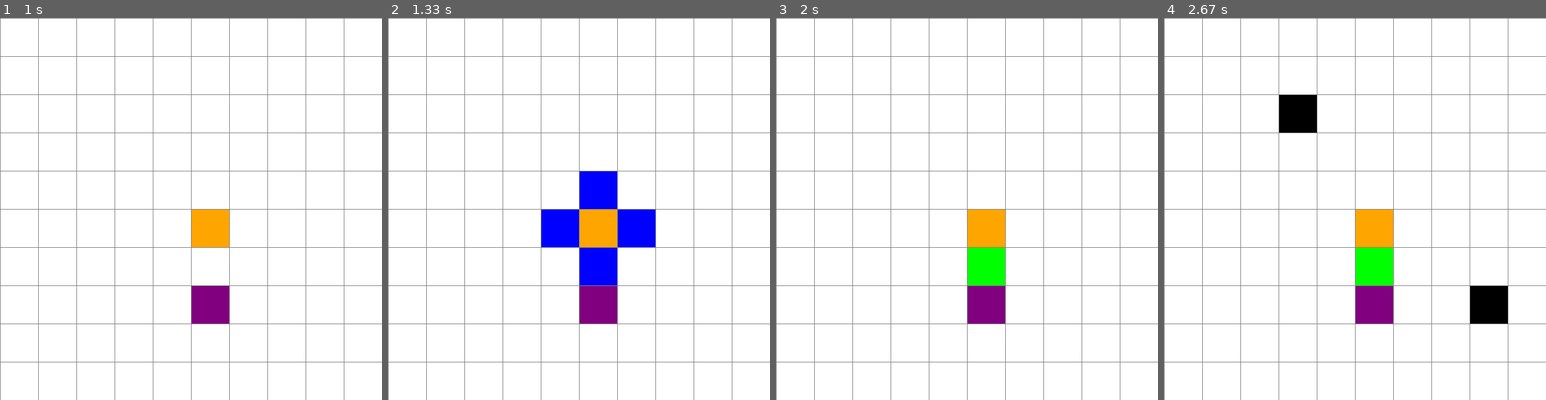
Above: before the commit, frames 1-4 (left to right).
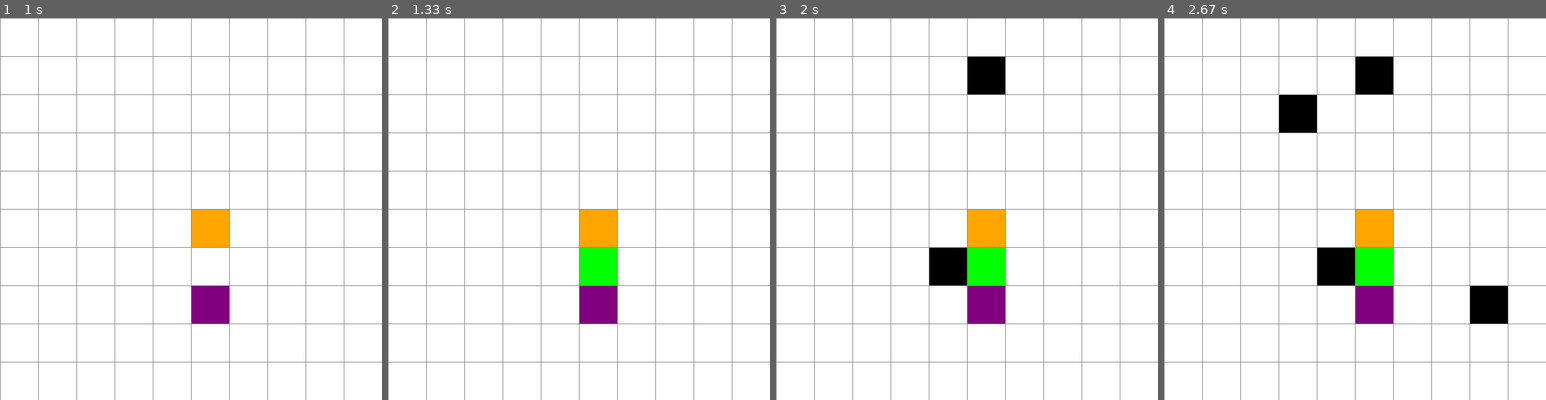
Above: after the commit, the same moments.

Repository: osvi-dev/IA
Game: pygame game, started from A*/tablero.py
The game is run twice, just before and just after one commit, with the same random seed, the same clock (stepped at 60 frames per second) and the same inputs.
Inputs (mouse positions are in pixels of both pictures, inside the frame that each line leads up to):
- Up to frame 1 (1 s): click (191, 209) at 0.38 s; click (229, 293) at 0.72 s
- Up to frame 2 (1.33 s): tap B at 1 s
- Up to frame 3 (2 s): click (974, 79) at 1.38 s; click (967, 254) at 1.72 s
- Up to frame 4 (2.67 s): click (1301, 128) at 2.05 s; click (1488, 308) at 2.38 s

Frame 1 is identical in both runs. In frame 2, 3.9% of the frame differs, in the area x 40-70%, y 40-70%; in frame 3, 1.9%; in frame 4, 1.9%.

Commit message:
Modificiacion: imprime euristicas

Diff:
--- a/A*/algoritmo.py
+++ b/A*/algoritmo.py
@@ -48,16 +48,19 @@
         g_score = {start: 0}
         f_score = {start: self.heuristic(start, end)}
 
+        # Imprimir heurística del nodo inicial
+        print(f"Nodo inicial {start}: h = {self.heuristic(start, end)}")
+
         while open_heap:
             current_f, current = heapq.heappop(open_heap)
 
             if current != start and current != end:
                 fila, col = current
-                self.board[fila][col].color = (0, 0, 255)  # Azul
+                self.board[fila][col].color = (0, 0, 255)
                 self.update_callback()  # Actualizar interfaz
                 time.sleep(0.1)
             if current == end:
-                self.reconstruir_camino(came_from, end)
+                self.reconstruir_camino(came_from, end, g_score)  # Pasamos g_score
                 return
 
             if current in self.lista_cerrada:
@@ -65,6 +68,16 @@
 
             self.lista_cerrada.add(current)
 
+            # Verificar primero si el nodo final está entre los vecinos
+            for neighbor_fila, neighbor_col, cost in self.get_vecinos(current):
+                neighbor = (neighbor_fila, neighbor_col)
+                if neighbor == end:
+                    came_from[neighbor] = current
+                    g_score[neighbor] = g_score.get(current, 0) + cost  # Asegurar que g_score tenga el valor
+                    self.reconstruir_camino(came_from, end, g_score)  # Pasamos g_score
+                    return
+
+            # Continuar con el proceso normal de A*
             for neighbor_fila, neighbor_col, cost in self.get_vecinos(current):
                 neighbor = (neighbor_fila, neighbor_col)
                 if neighbor in self.lista_cerrada:
@@ -75,7 +88,10 @@
                 if tentative_g < g_score.get(neighbor, float('inf')):
                     came_from[neighbor] = current
                     g_score[neighbor] = tentative_g
-                    f = tentative_g + self.heuristic(neighbor, end)
+                    h = self.heuristic(neighbor, end)
+                    f = tentative_g + h
+                    # Imprimir la heurística para cada nodo evaluado
+                    print(f"Nodo {neighbor}: g = {tentative_g}, h = {h}, f = {f}")
                     heapq.heappush(open_heap, (f, neighbor))
                     f_score[neighbor] = f
 
@@ -117,37 +133,67 @@
             new_fila = fila + df
             new_col = col + dc
             if 0 <= new_fila < len(self.board) and 0 <= new_col < len(self.board[0]):
-                vecinos.append((new_fila, new_col, cost))
+                new_coor = (new_fila, new_col)  # Corregido: usar tuple() en lugar de tuple
+                if new_coor not in self.lista_cerrada:  # Solo agregar si no está en la lista cerrada
+                    vecinos.append((new_fila, new_col, cost))
         return vecinos
 
-    def reconstruir_camino(self, came_from:dict, current:dict):
+    def reconstruir_camino(self, came_from:dict, current:tuple, g_score:dict):
         """
         Reconstruye el camino del nodo final al nodo inicial en el
         diccionario came_from y marca los nodos del camino en verde.
+        También imprime la heurística de cada nodo en el camino.
 
         :param came_from: El diccionario con los nodos que llevan a cada nodo.
         :type came_from: dict
         :param current: El nodo final
         :type current: tuple
+        :param g_score: Diccionario con los valores g para cada nodo
+        :type g_score: dict
         """
         path = []
+        total_cost = 0
+        prev = None
+
+        # Recopilar el camino y calcular el costo
         while current in came_from:
             path.append(current)
+            if prev is not None:
+                # Calcular la distancia entre nodos adyacentes
+                if abs(current[0] - prev[0]) + abs(current[1] - prev[1]) == 1:
+                    # Movimiento horizontal o vertical (costo 10)
+                    total_cost += 10
+                else:
+                    # Movimiento diagonal (costo 14)
+                    total_cost += 14
+            prev = current
             current = came_from[current]
         path.append(self.coor_inicio)  # Añadir el nodo inicial
-        print(path)
+
+        # print("Camino encontrado (desde el final hasta el inicio):", path)
         path.reverse()
-        print(path)
+        # print("Camino encontrado (desde el inicio hasta el final):", path)
+        print(f"Costo total del camino: {total_cost}")
 
+        # Imprimir la heurística para cada nodo del camino
+        print("\nHeurística para cada nodo del camino:")
+        for i, nodo in enumerate(path):
+            h = self.heuristic(nodo, self.coor_fin)
+            g = g_score.get(nodo, 0)
+            f = g + h
+            print(f"Paso {i+1}: Nodo {nodo}: g = {g}, h = {h}, f = {f}")
+
+        # Limpiar el tablero
         for fila in self.board:
             for nodo in fila:
                 if not nodo.es_inicio() and not nodo.es_fin() and not nodo.es_pared():
                     nodo.color = (255, 255, 255)  # Blanco
 
+        # Marcar el camino
         for coor in path:
             fila, col = coor
             nodo = self.board[fila][col]
             if not nodo.es_inicio() and not nodo.es_fin():
-                nodo.color = (0, 255, 0)
+                nodo.color = (0, 255, 0)  # Verde
 
-        self.update_callback
+        self.update_callback()  # Actualizamos la interfaz al final
--- /dev/null
+++ b/generacion.py
@@ -0,0 +1,80 @@
+import os
+import nltk
+from nltk.tokenize import sent_tokenize, word_tokenize
+from nltk.corpus import stopwords
+from nltk.cluster.util import cosine_distance
+import speech_recognition as sr
+from gtts import gTTS
+
+# Función para cargar preguntas desde un archivo
+def CargaPreguntas(archivo):
+    with open(archivo, "r", encoding="utf-8") as f:
+        texto = f.read()
+    pregs = sent_tokenize(texto)
+    return texto, pregs
+
+# Función para eliminar stopwords y caracteres no alfabéticos
+def getCleanQs(listaOracion):
+    stopws = stopwords.words("spanish")
+    textoconsw = [w.lower() for w in listaOracion if w.isalpha()]
+    textosinsw = [w for w in textoconsw if w not in stopws]
+    return textosinsw
+
+# Función para crear vectores de palabras
+def crearVector(oracion, diccionario):
+    distrib = nltk.FreqDist(oracion)
+    vector = [distrib[w] for w in diccionario]
+    return vector
+
+# Función para cargar respuestas desde un archivo
+def cargaRespuesta(archivo, indice):
+    with open(archivo, "r", encoding="utf-8") as f:
+        texto = f.read()
+    res = sent_tokenize(texto)
+    return res[indice] if indice < len(res) else "No tengo una respuesta para eso."
+
+# Función principal del chatbot
+def chatbot(pu):
+    (ptxt, psucias) = CargaPreguntas("preg.txt")
+    qsWords = [word_tokenize(orac) for orac in psucias]
+    tssw = [getCleanQs(orac) for orac in qsWords]
+    texto_tot = getCleanQs(word_tokenize(ptxt) + word_tokenize(pu))
+    dicc = set(texto_tot)
+    vs = [crearVector(ora, dicc) for ora in tssw]
+    vpu = crearVector(getCleanQs(word_tokenize(pu)), dicc)
+    sims = [((cosine_distance(vpu, v) - 1) * (-1)) for v in vs]
+    indice = sims.index(max(sims))
+    return cargaRespuesta("res.txt", indice)
+
+# Función para reconocimiento de voz
+def reconocer_voz():
+    voz = sr.Recognizer()
+    print('Escuchando... ')
+    with sr.Microphone() as fuente:
+        voz.adjust_for_ambient_noise(fuente)
+        audio = voz.listen(fuente)
+        try:
+            texto = voz.recognize_google(audio, language="es-ES")
+            print('\nTexto reconocido: ', texto)
+            return texto
+        except sr.UnknownValueError:
+            print("No se pudo entender el audio")
+            return None
+        except sr.RequestError as e:
+            print(f"Error al solicitar resultados del servicio de reconocimiento de voz; {e}")
+            return None
+
+# Función para sintetizar y reproducir la respuesta
+def hablar(respuesta):
+    tts = gTTS(respuesta, lang='es')
+    tts.save("respuesta.mp3")
+    os.system("mpg123 -q respuesta.mp3")
+
+# Ejecución principal
+if __name__ == "__main__":
+    while True:
+        texto_usuario = reconocer_voz()
+        if texto_usuario:
+            respuesta = chatbot(texto_usuario)
+            print("Chatbot:", respuesta)
+            hablar(respuesta)
Not shown, added: hola.mp3
